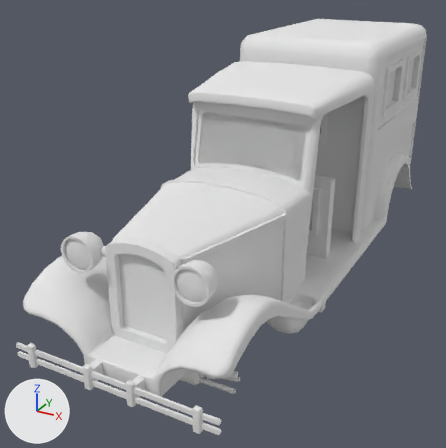
The Blender file Vehicles/Vehicles_Cars/Vehicle_Car_Police/Vehicle_Car_Police.blend as it was, and as the next commit left it.
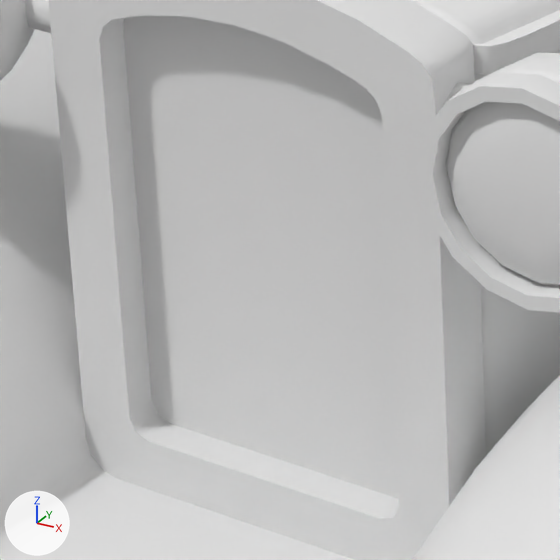
There are two pictures of each version: one whole from a camera (50 mm lens) standing at (2.42, -5.51, 3.31) and looking at (-0.39, -0.4, 0.75), one close up on the part from 22% to 44% of the width and 56% to 78% of the height. The axes (+X, +Y, +Z) are drawn at lower left. The lights are the same throughout. The first two pictures are the older version.

The scene before the commit, as lines of its bpy script (objects in view):
```python
me_vehicle_car_police_base = bpy.data.meshes.new('Vehicle_Car_Police_Base')
me_vehicle_car_police_base.from_pydata(...)  # 3533 vertices, 3519 faces; spans x -0.9..0.9, y -2.8..2.83, z 0.25..2.5
# faces by material slot: [3515, 4]
me_vehicle_car_police_base.materials.append(mat_material_vehicle_car_police)  # white #e7e7e7
me_vehicle_car_police_base.materials.append(mat_material_vehicle_car_police_window)  # white #e7e7e7
ob_vehicle_car_police_base = bpy.data.objects.new('Vehicle_Car_Police_Base', me_vehicle_car_police_base)
ob_vehicle_car_police_base.location = (0.0, 0.0, 0.0)
```
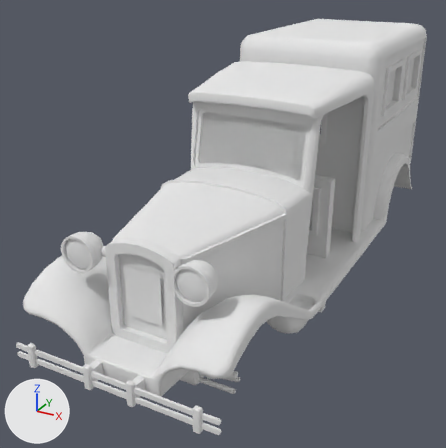
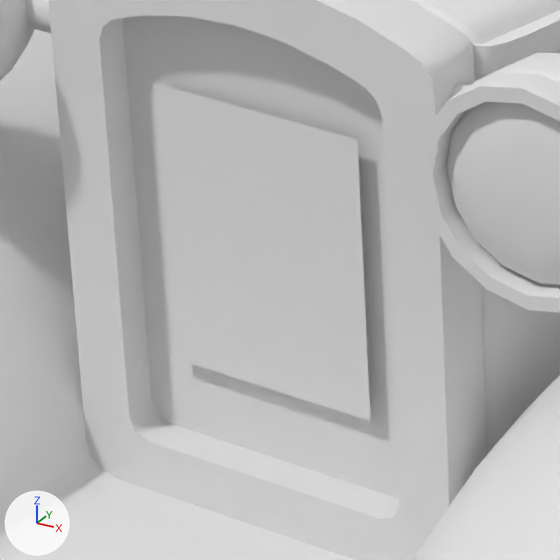
Commit message: Updated car models

Changed parts and their boxes (x1, y1, x2, y2) in the close-ups (560 x 560 px):
part 1 of me_vehicle_car_police_base, added
    after: (154, 83, 370, 421)

Patch to the scene script:
```diff
--- a/Vehicles/Vehicles_Cars/Vehicle_Car_Police/Vehicle_Car_Police.blend.py
+++ b/Vehicles/Vehicles_Cars/Vehicle_Car_Police/Vehicle_Car_Police.blend.py
@@ me_vehicle_car_police_base @@
 # used by ob_vehicle_car_police_base; location = (0.0, 0.0, 0.0)
-me_vehicle_car_police_base.from_pydata(...)  # 3533 vertices, 3519 faces; spans x -0.9..0.9, y -2.8..2.83, z 0.25..2.5
+me_vehicle_car_police_base.from_pydata(...)  # 3539 vertices, 3521 faces; spans x -0.9..0.9, y -2.8..2.83, z 0.25..2.5
+# me_vehicle_car_police_base part 1: the loose piece of 6 vertices spanning x -0.55..0.55, y -0.64..-0.54, z 1.43..1.95 is copied, and the copy is scaled about its middle by (0.291, 0, 0.793), then moved by (0.0, -1.73, -0.7), in mat_material_vehicle_car_police (white #e7e7e7); it spans x -0.16..0.16, y -2.32, z 0.79..1.2
 me_vehicle_car_police_base.materials.append(mat_material_vehicle_car_police)
```
